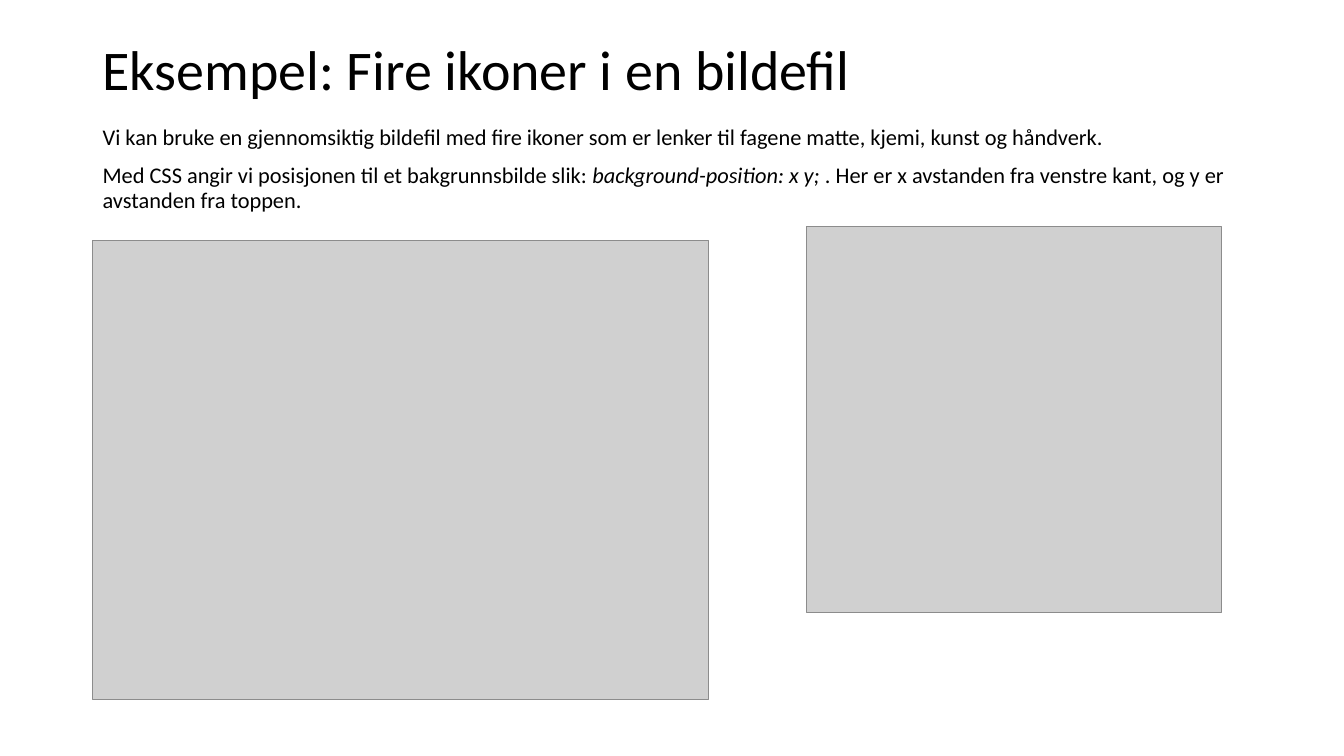
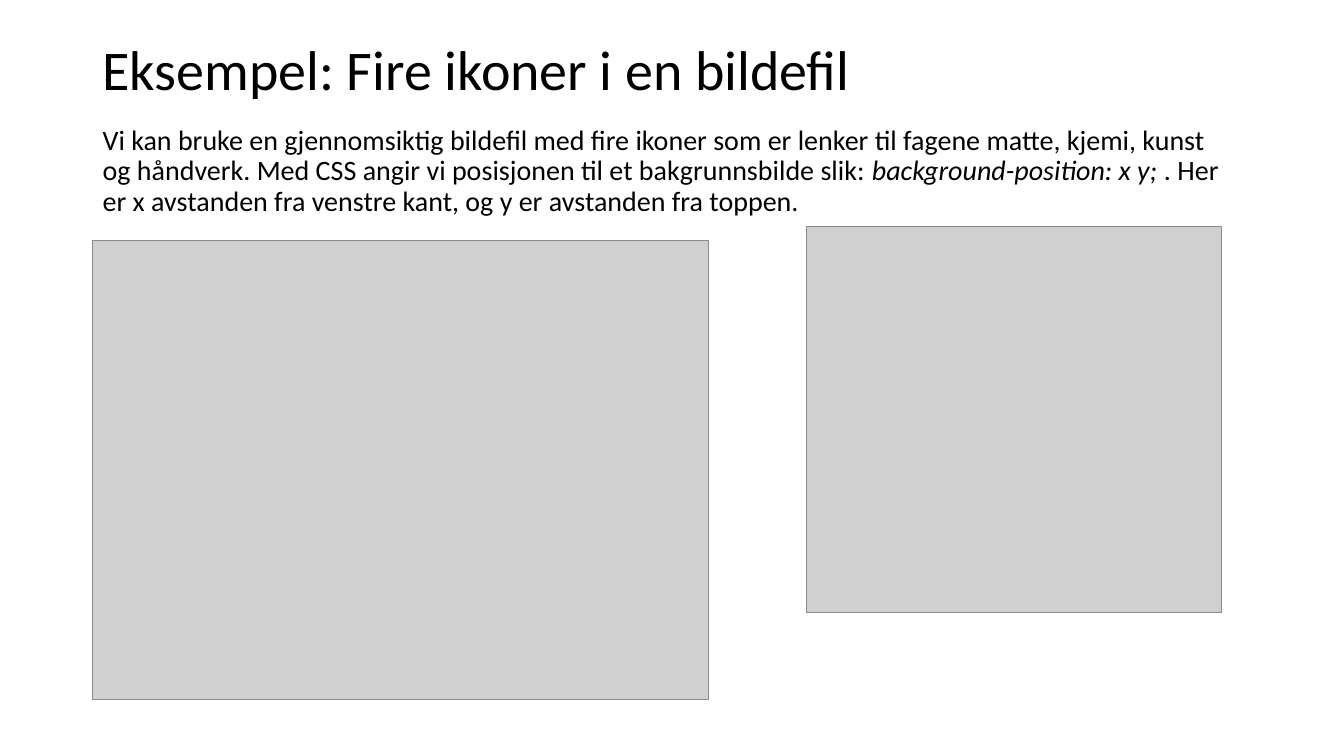
Before and after one commit to overas/overas.github.io, a slide deck: slide 16 of it2/Kap-7.4-Bilder med JavaScript/Kap. 7.4 Bilder med JavaScript.pptx. Drawn at 1344x756 pixels with LibreOffice and Linux fonts; fonts in the diff are those of the drawing; grey boxes stand for pictures. Boxes give left, top, right and bottom in pixels: in the first picture for what was removed or moved away, otherwise in the second. Text is boxed around its words. In the diff, an @@ line names an element or a change of style, - is before the commit and + after.

```diff
--- a/it2/Kap-7.4-Bilder med JavaScript/Kap. 7.4 Bilder med JavaScript.pptx
+++ b/it2/Kap-7.4-Bilder med JavaScript/Kap. 7.4 Bilder med JavaScript.pptx
@@ text at (x1=103, y1=130, x2=1218, y2=216): text changed; size 16 to 20 pt @@
-Vi kan bruke en gjennomsiktig bildefil med fire ikoner som er lenker til fagene matte, kjemi, kunst og håndverk.
-Med CSS angir vi posisjonen til et bakgrunnsbilde slik: background-position: x y; . Her er x avstanden fra venstre kant, og y er avstanden fra toppen.
+Vi kan bruke en gjennomsiktig bildefil med fire ikoner som er lenker til fagene matte, kjemi, kunst og håndverk. Med CSS angir vi posisjonen til et bakgrunnsbilde slik: background-position: x y; . Her er x avstanden fra venstre kant, og y er avstanden fra toppen.
```
Also in this commit, not shown: 6 other slides changed.
